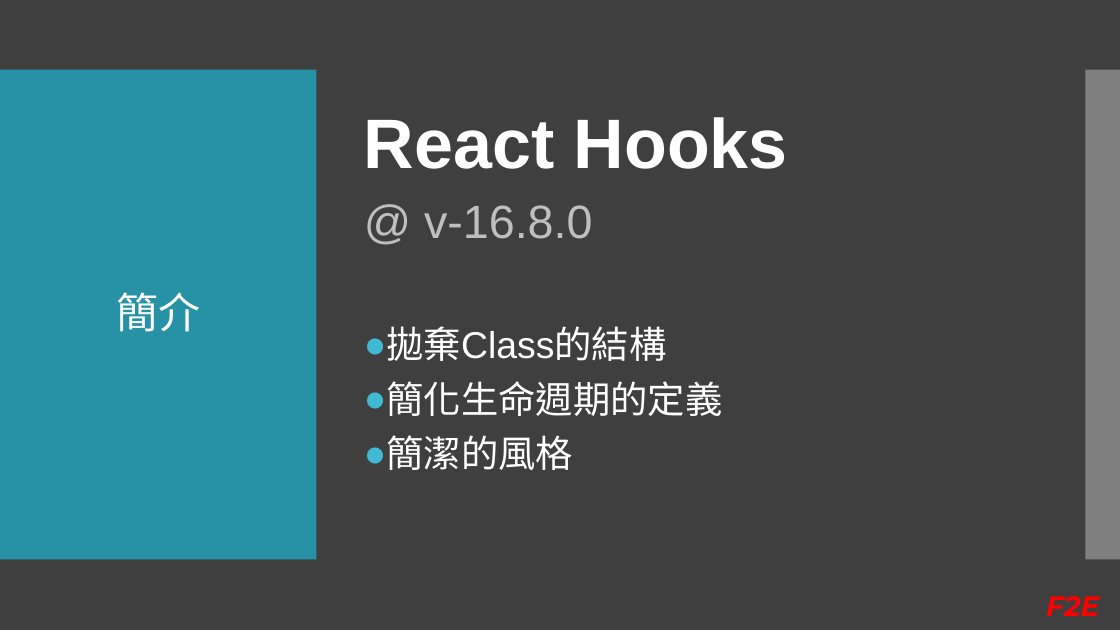
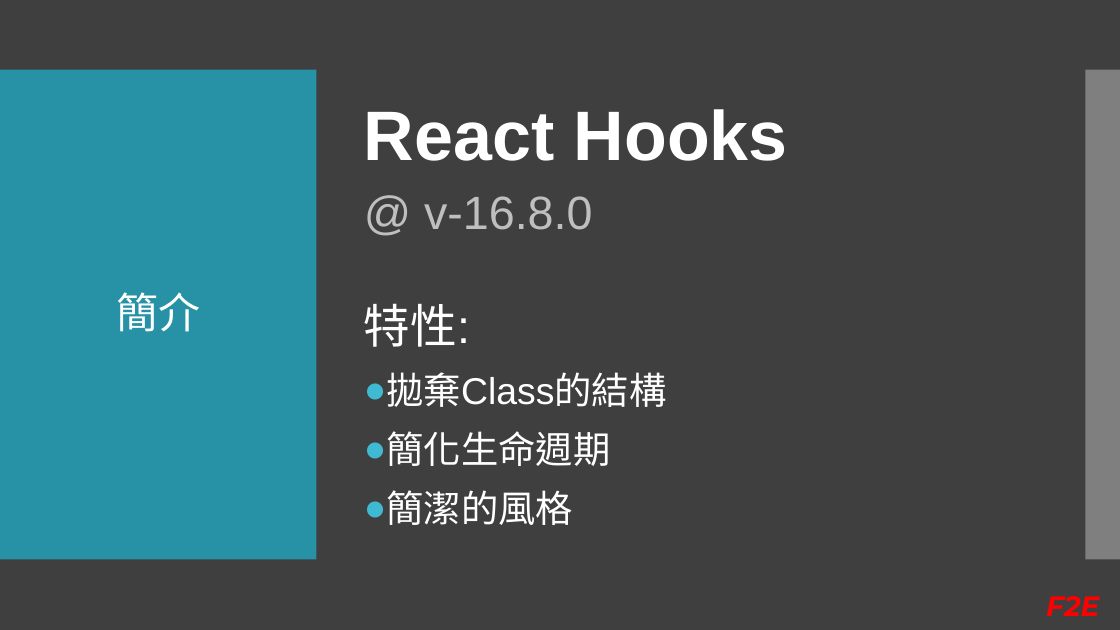
Before and after one commit to Kader-coder/React-Hooks, a slide deck: slide 4 of PPT/React Hooks &.pptx. Drawn at 1120x630 pixels with LibreOffice and Linux fonts; fonts in the diff are those of the drawing. Boxes give left, top, right and bottom in pixels: in the first picture for what was removed or moved away, otherwise in the second. Text is boxed around its words. In the diff, an @@ line names an element or a change of style, - is before the commit and + after.

```diff
--- a/PPT/React Hooks &.pptx
+++ b/PPT/React Hooks &.pptx
@@ text at (364,303,470,347): paragraph added @@
+特性:
@@ text at (386,372,666,525): line spacing 0.9 to 1 @@
@@ text at (386,431,610,466): text changed @@
-● 簡化生命週期的定義
+● 簡化生命週期
```
Also in this commit, not shown: 9 other slides changed, 4 slides added, 5 slides removed, 1 other file.
